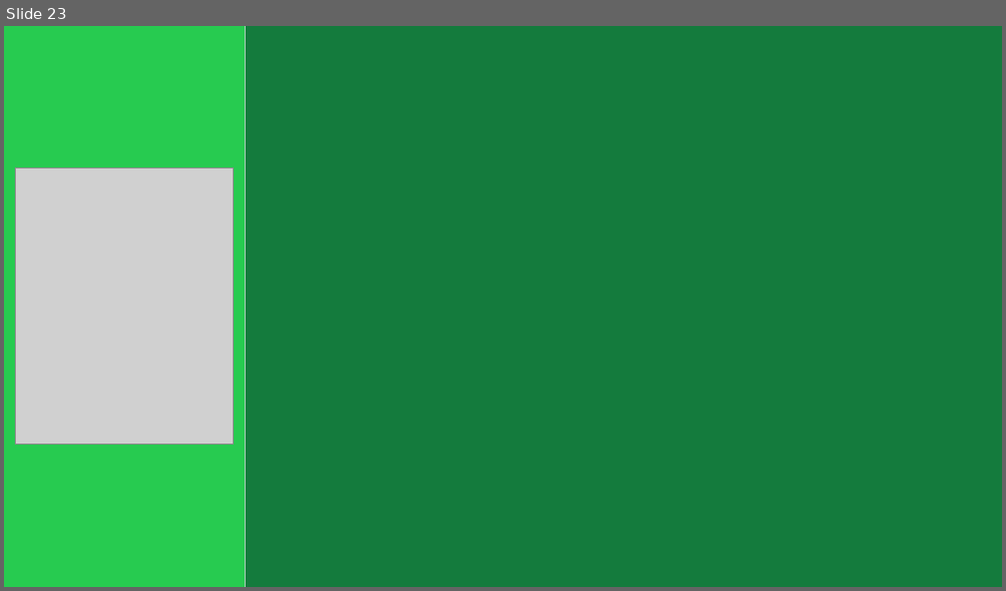
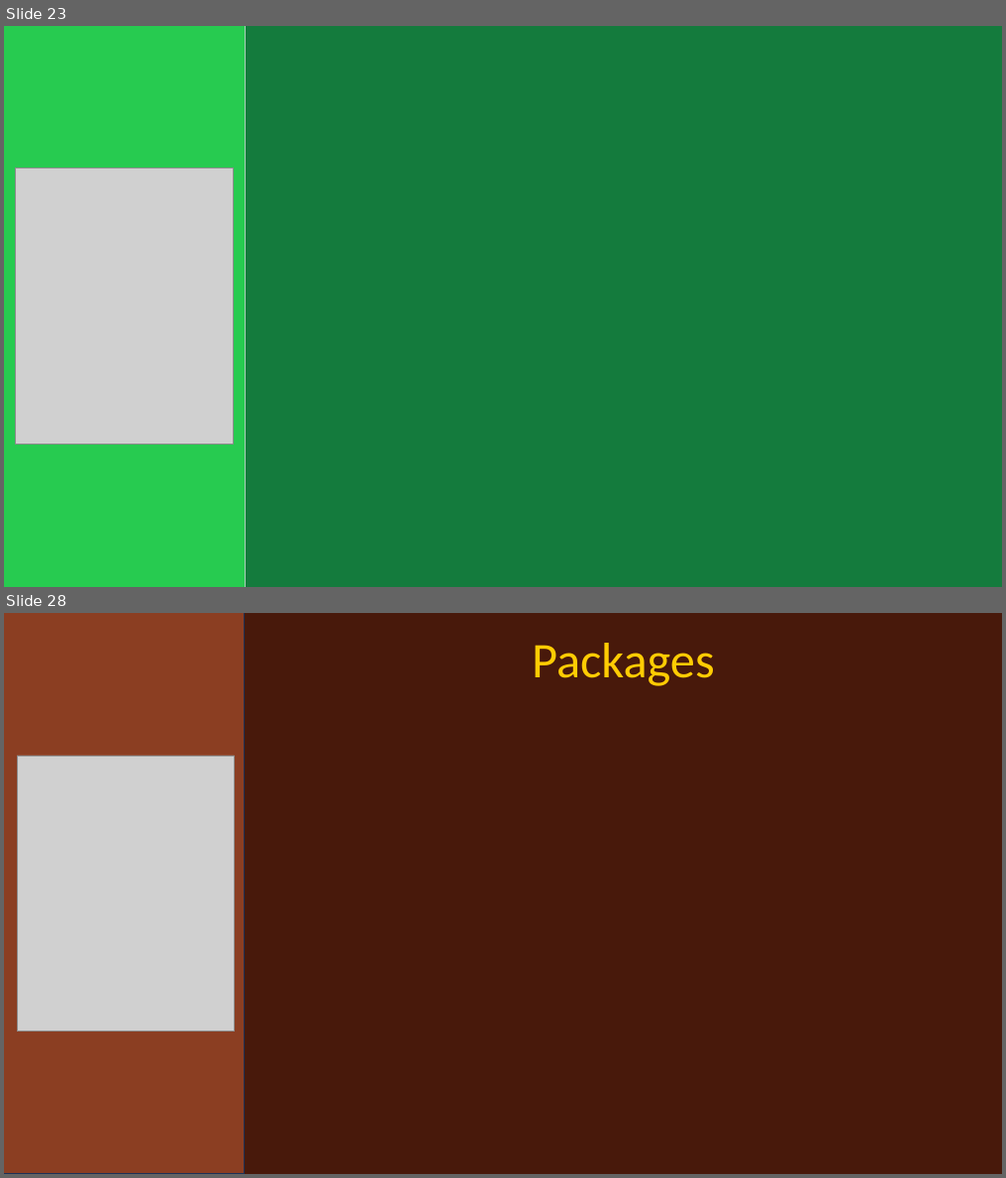
Before and after one commit to Nakura125/GottaBattleEmAll.com, a slide deck: GottaBattleEmAll.pptx. Shown one above the other, each under a label of ours: slide 23 before the commit, slides 23 and 28 after it; the slides between them are not shown. The pictures are 1006x591 and 1006x1178 pixels, drawn with LibreOffice and Linux fonts; fonts in the diff are those of the drawing; grey boxes stand for pictures; background and template pictures are left out. Boxes give left, top, right and bottom in pixels: in the first picture for what was removed or moved away, otherwise in the second. Text is boxed around its words. In the diff, an @@ line names an element or a change of style, - is before the commit and + after.

```diff
--- a/GottaBattleEmAll.pptx
+++ b/GottaBattleEmAll.pptx
@@ slide 28 added at bbox=[4, 613, 1002, 1174], background #FFFFFF @@
@@ rectangle added at bbox=[4, 613, 245, 1174], fill #8B3E22, outline #1E3256 1 pt @@
@@ rectangle added at bbox=[245, 613, 1002, 1174], fill #48190B @@
@@ text added at bbox=[532, 643, 715, 686], 48 pt, text #FFCC03 @@
+Packages
@@ picture added at bbox=[17, 756, 234, 1032] @@
```
Also in this commit, not shown: 2 slides changed, 6 other slides added.
